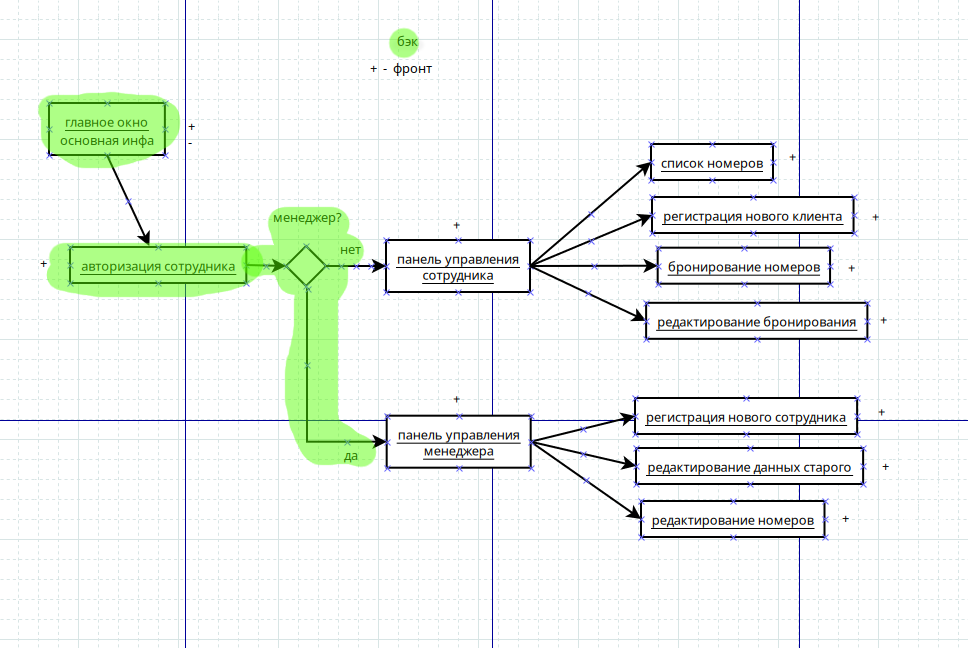
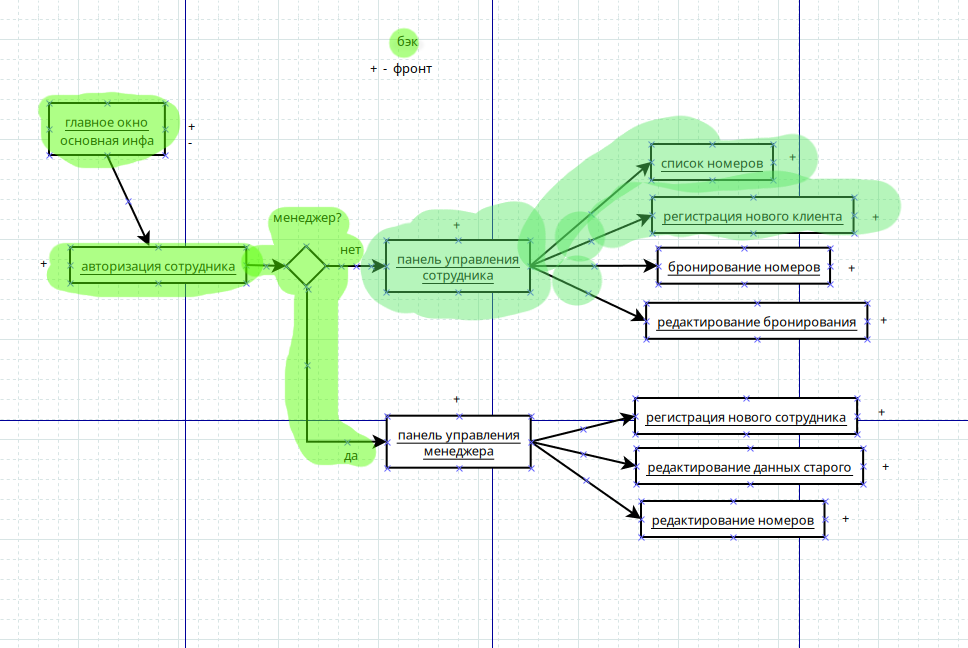
Layer changes from the first 968x648 image to the second:
painted on "Layer" over [360, 115, 902, 321]
